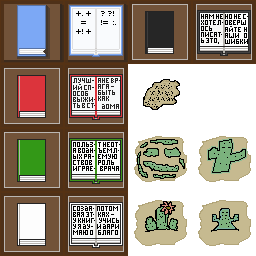
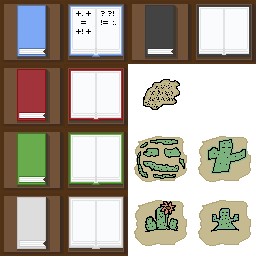
The second 256×256 image is a revision of the first. Changes to its layers:
painted on "book-black-unlock" over [197, 5, 251, 59]
painted on "stand-black-unlock" over [196, 4, 256, 62]
painted on "book-black-lock" over [145, 5, 201, 59]
painted on "stand-black-lock" over [132, 4, 192, 62]
painted on "book-white-unlock" over [69, 197, 123, 251]
painted on "stand-white-unlock" over [68, 196, 128, 254]
painted on "book-white-lock" over [17, 197, 73, 251]
painted on "stand-white-lock" over [4, 196, 64, 254]
painted on "book-green-unlock" over [69, 133, 123, 187]
painted on "stand-green-unlock" over [68, 132, 128, 190]
painted on "book-green-lock" over [17, 133, 73, 187]
painted on "stand-green-lock" over [4, 132, 64, 190]
painted on "book-red-unlock" over [69, 69, 123, 123]
painted on "stand-red-unlock" over [64, 64, 128, 128]
added layer "book-red-lock #1" in group "red-locked" over [17, 69, 73, 123]
painted on "stand-red-lock" over [4, 68, 64, 126]
removed group "shadow copy" (2 layers) from group "blue-unlocked" over [68, 4, 128, 62]
removed layer "soft #1" (was 40%) from group "shadow copy" over [68, 5, 128, 62]
painted on "book-blue-unlock" over [69, 8, 123, 59]
painted on "stand-blue-unlock" over [68, 4, 128, 62]
removed group "shadow" (2 layers) from group "blue-locked" over [4, 4, 73, 62]
removed layer "soft" (was 40%) from group "shadow" over [4, 5, 73, 62]
painted on "book-blue-lock" over [17, 5, 73, 59]
painted on "stand-blue-lock" over [4, 4, 64, 62]
…and 3 more changes (1 painted, 2 removed)
